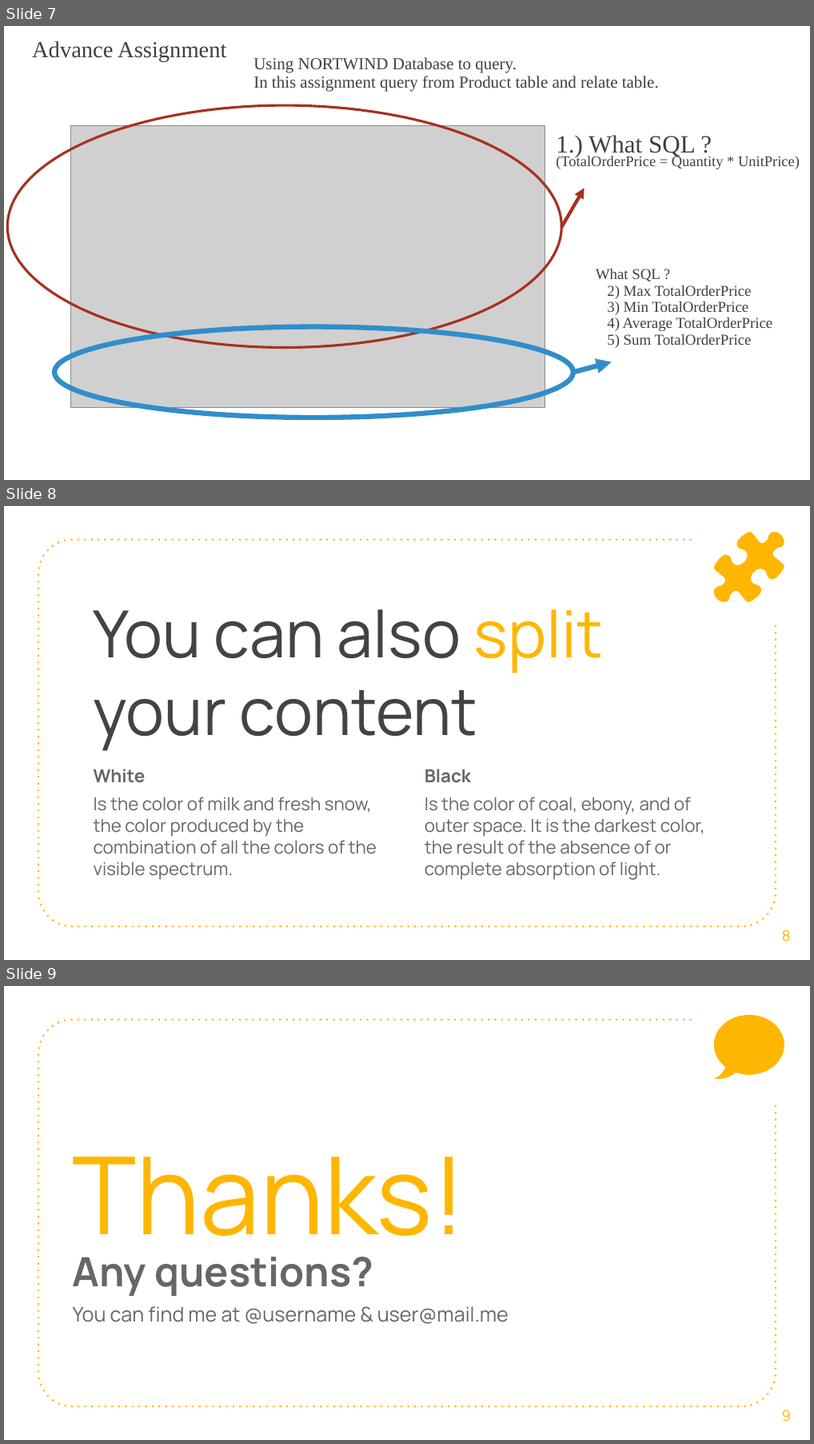
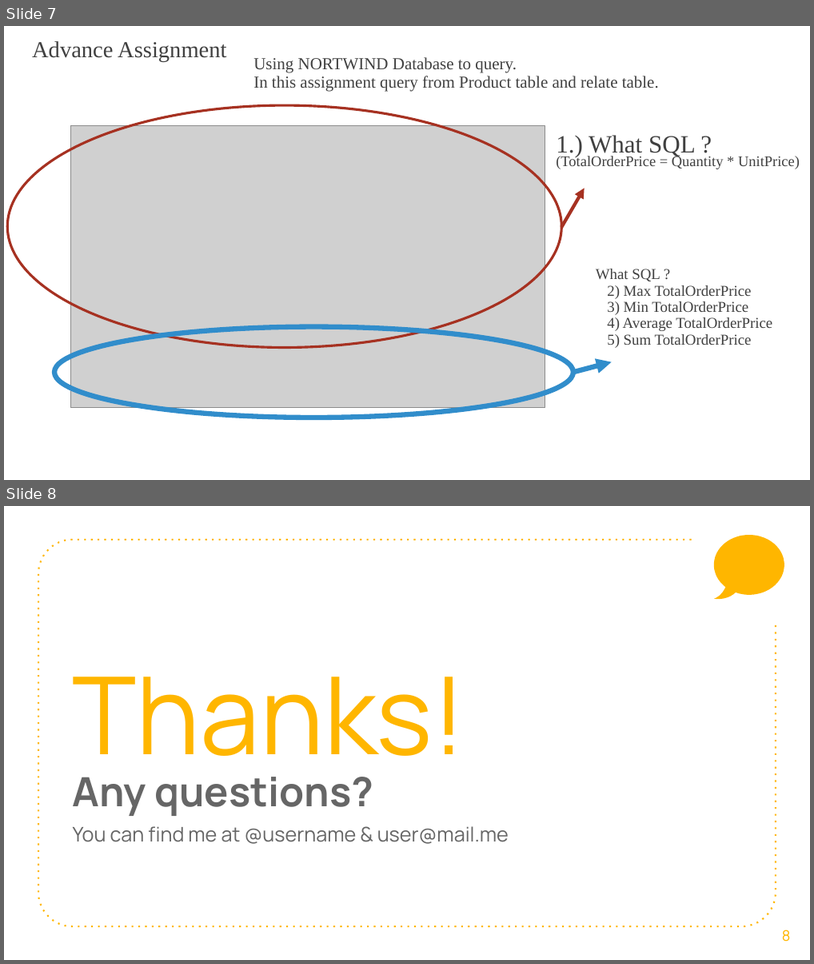
Before and after one commit to nuenook/ef2018, a slide deck: EF core.pptx. Shown one above the other, each under a label of ours: slides 7, 8 and 9 before the commit, slides 7 and 8 after it. The pictures are 814x1444 and 814x964 pixels, drawn with LibreOffice and Linux fonts; fonts in the diff are those of the drawing; grey boxes stand for pictures; background and template pictures are left out. Boxes give left, top, right and bottom in pixels: in the first picture for what was removed or moved away, otherwise in the second. Text is boxed around its words. In the diff, an @@ line names an element or a change of style, - is before the commit and + after.

```diff
--- a/EF core.pptx
+++ b/EF core.pptx
@@ slide 8 removed at box(4, 506, 810, 960), background #FFFFFF; not listed: 1 template element that a slide beside it also shows @@
@@ freeform shape removed at box(714, 532, 785, 602) @@
@@ title removed at box(94, 609, 603, 751) @@
-You can also split your content
@@ text removed at box(94, 768, 377, 880) @@
-White
-Is the color of milk and fresh snow, the color produced by the combination of all the colors of the visible spectrum.
@@ text removed at box(425, 768, 706, 880) @@
-Black
-Is the color of coal, ebony, and of outer space. It is the darkest color, the result of the absence of or complete absorption of light.
@@ page number removed at box(782, 929, 791, 941) @@
-8
@@ what was slide 9 is now slide 8 @@
@@ page number at box(782, 929, 791, 941): text changed @@
-9
+8
```
Also in this commit, not shown: 1 other file.
